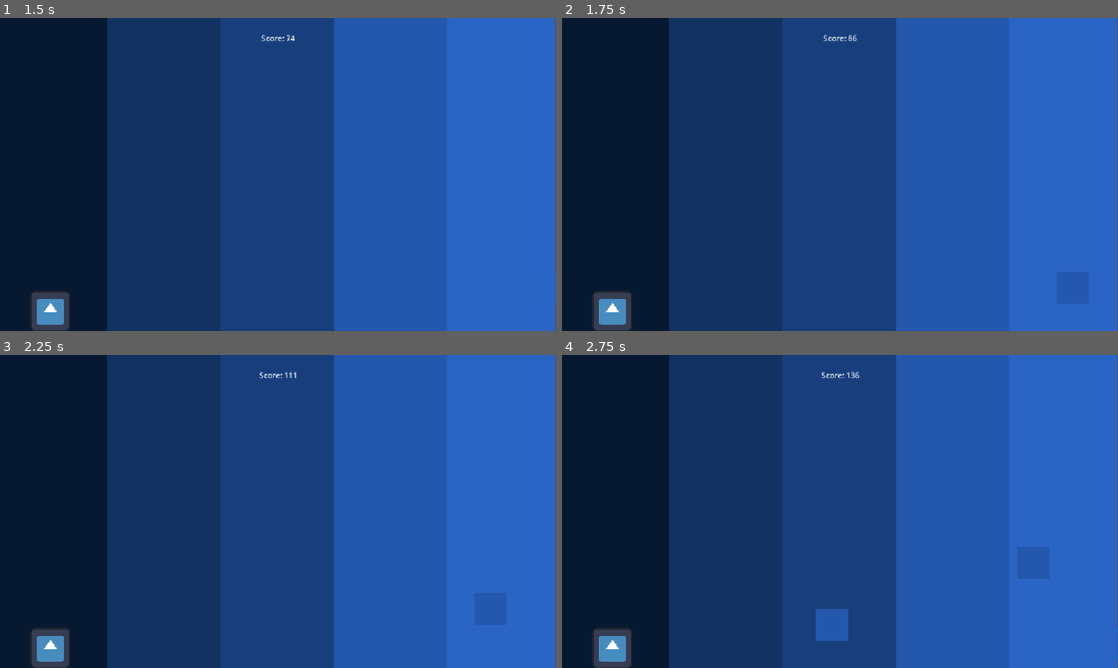
Above: before the commit, frames 1-4 (two rows, left to right).
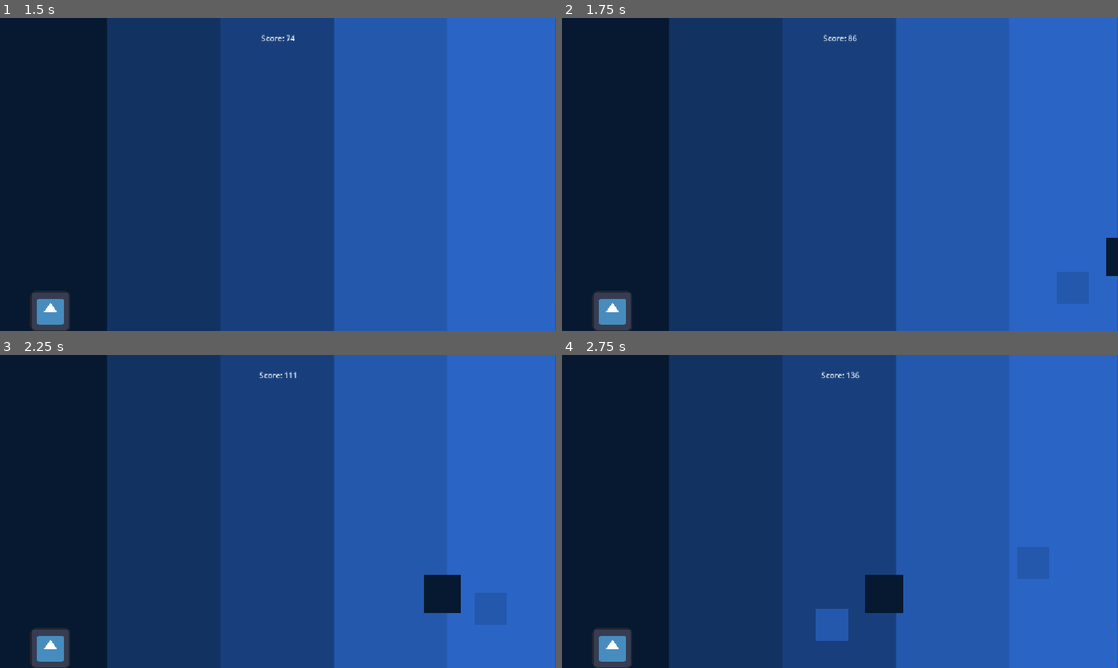
Above: after the commit, the same moments.

Repository: BaguetteLauncher31/Flow
Game: Godot game, scene res://node.tscn
The game is run twice, just before and just after one commit, with the same random seed, the same clock (stepped at 60 frames per second) and the same inputs. The engine's default icon, where the game draws it, is replaced by a stand-in: a white triangle on a blue panel in a dark square.
Inputs (mouse positions are in pixels of both pictures, inside the frame that each line leads up to):
- Up to frame 1 (1.5 s): tap Enter at 0.5 s; move the mouse to (400, 158) at 0.52 s; hold Right 0.53-1.28 s; tap Alt at 0.6 s; click (400, 158) at 0.67 s; tap Space at 1.25 s; move the mouse to (166, 190) at 1.27 s; hold S (down) from 1.28 s (still down); tap Shift at 1.35 s
- Up to frame 2 (1.75 s): keep holding S (down)
- Up to frame 3 (2.25 s): move the mouse to (333, 442) at 2.02 s; release S (down) at 2.03 s; hold Right from 2.03 s (still down); tap Alt at 2.1 s
- Up to frame 4 (2.75 s): keep holding Right

Frame 1 is identical in both runs. In frame 2, 0.3% of the frame differs, in the area x 97-100%, y 70-83%; in frame 3, 0.8%; in frame 4, 0.8%, in the area x 54-62%, y 70-83%.

Commit message:
Added a cool new bonus system, hit the differently colored obstacles and you'll get 1000 bonus points. Should avoid camping strategies by players.

Diff:
--- /dev/null
+++ b/bonus.gd
@@ -0,0 +1,11 @@
+extends Area2D
+signal collected
+
+func _ready() -> void:
+	body_entered.connect(_on_body_entered)
+
+func _on_body_entered(body: Node2D) -> void:
+	if body is CharacterBody2D:
+		collected.emit()
+		print("BONUS HIT")
+		queue_free()
--- /dev/null
+++ b/bonus.tscn
@@ -0,0 +1,20 @@
+[gd_scene format=3 uid="uid://da8ahsewkpqxu"]
+
+[ext_resource type="Script" uid="uid://cq6ooun7mdqlp" path="res://bonus.gd" id="1_7ah8e"]
+[ext_resource type="Texture2D" uid="uid://cis3vdyhbushp" path="res://Screenshot 2026-10-11 180130.png" id="1_e6yrp"]
+
+[sub_resource type="RectangleShape2D" id="RectangleShape2D_ubmik"]
+size = Vector2(76.05158, 80)
+
+[node name="Area2D" type="Area2D" unique_id=868764642]
+script = ExtResource("1_7ah8e")
+
+[node name="Sprite2D" type="Sprite2D" parent="." unique_id=1012843780]
+position = Vector2(434, 239)
+scale = Vector2(1.148943, 1.2121211)
+texture = ExtResource("1_e6yrp")
+
+[node name="CollisionShape2D" type="CollisionShape2D" parent="." unique_id=1653661247]
+position = Vector2(434, 239)
+scale = Vector2(1.0256196, 1)
+shape = SubResource("RectangleShape2D_ubmik")
--- a/node.gd
+++ b/node.gd
@@ -1,14 +1,19 @@
 extends Node
 
 @export var obstacle_scene: PackedScene
+@export var bonus_scene: PackedScene
+@export var score_node: Node
 @export var player: CharacterBody2D
 
 var spawntimer: float = 0.0
+var last_bonus_x: float = -100000.0
+var bonuses: Array = []
 
 func _process(delta: float) -> void:
 	spawntimer += delta
 	if spawntimer >= 0.4:
 		spawntimer = 0.0
+
 
 		if obstacle_scene and player:
 			var obstacle: Node2D = obstacle_scene.instantiate()
@@ -17,8 +22,33 @@
 			bumper.body_entered.connect(_on_obstacle_hit)
 			add_child(obstacle)
 			print("spawned: ", obstacle.global_position)
+	_process_bonuses()
 
 
 func _on_obstacle_hit(body: Node2D) -> void:
 	if body == player:
-		get_tree().reload_current_scene()
+		get_tree().call_deferred("reload_current_scene")
+
+func _process_bonuses() -> void:
+	if not bonus_scene or not player:
+		return
+
+	if last_bonus_x < player.global_position.x + 2000:
+		var x: float = max(player.global_position.x + 1200, last_bonus_x + 2400) + randf_range(0, 1200)
+		var bonus: Area2D = bonus_scene.instantiate()
+		bonus.global_position = Vector2(x, randf_range(-283, 283))
+		bonus.collected.connect(_on_bonus_collected)
+		add_child(bonus)
+		bonuses.append(bonus)
+		last_bonus_x = x
+
+	for b in bonuses.duplicate():
+		if not is_instance_valid(b):
+			bonuses.erase(b)
+		elif b.global_position.x < player.global_position.x - 1500:
+			b.queue_free()
+			bonuses.erase(b)
+
+func _on_bonus_collected() -> void:
+	if score_node:
+		score_node.add_points(1000)
--- a/node.tscn
+++ b/node.tscn
@@ -5,15 +5,18 @@
 [ext_resource type="PackedScene" uid="uid://bclbfs7ep2fd0" path="res://obstacle.tscn" id="2_l6pdb"]
 [ext_resource type="Script" uid="uid://c0i3p03oesqr1" path="res://camera_2d.gd" id="2_tda05"]
 [ext_resource type="Texture2D" uid="uid://dc7p74obpdky3" path="res://icon.svg" id="3_e2u21"]
+[ext_resource type="PackedScene" uid="uid://da8ahsewkpqxu" path="res://bonus.tscn" id="3_l6pdb"]
 [ext_resource type="Texture2D" uid="uid://bsdtvb6cv01gu" path="res://Screenshot 2026-10-10 175118.png" id="5_bss38"]
 [ext_resource type="Script" uid="uid://dgd5e8vggwlrr" path="res://score.gd" id="7_qn3nj"]
 
 [sub_resource type="RectangleShape2D" id="RectangleShape2D_ubmik"]
 size = Vector2(83, 82)
 
-[node name="Node" type="Node" unique_id=170336274 node_paths=PackedStringArray("player")]
+[node name="Node" type="Node" unique_id=170336274 node_paths=PackedStringArray("score_node", "player")]
 script = ExtResource("1_sy5k4")
 obstacle_scene = ExtResource("2_l6pdb")
+bonus_scene = ExtResource("3_l6pdb")
+score_node = NodePath("CanvasLayer/Control/score")
 player = NodePath("Player")
 
 [node name="Player" type="CharacterBody2D" parent="." unique_id=1390008914]
--- a/score.gd
+++ b/score.gd
@@ -2,6 +2,12 @@
 
 @export var player: CharacterBody2D
 
+var bonus: int = 0
+
 func _process(delta: float) -> void:
 	if player:
-		text = "Score: " + str(int(player.global_position.x / 10))
+		text = "Score: " + str(int(player.global_position.x / 10) + bonus)
+
+func add_points(amount: int) -> void:
+	bonus += amount
+	print("bonus is now: ", bonus)
Binary file added: Screenshot 2026-10-11 180130.png
Not shown, added: Screenshot 2026-10-11 180130.png.import
Not shown, added: bonus.gd.uid
